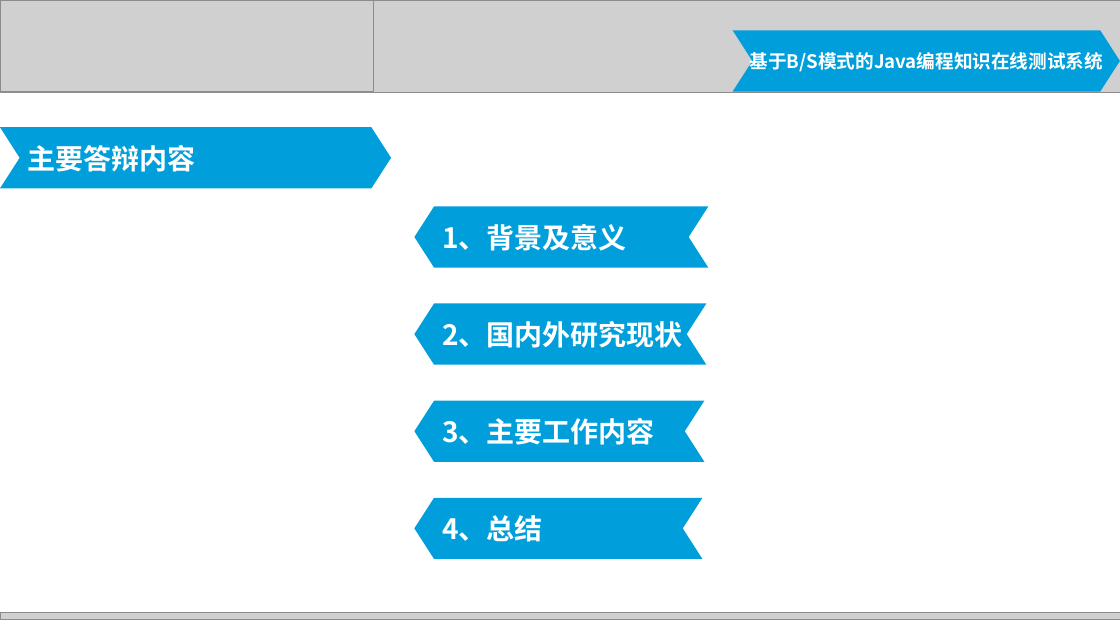
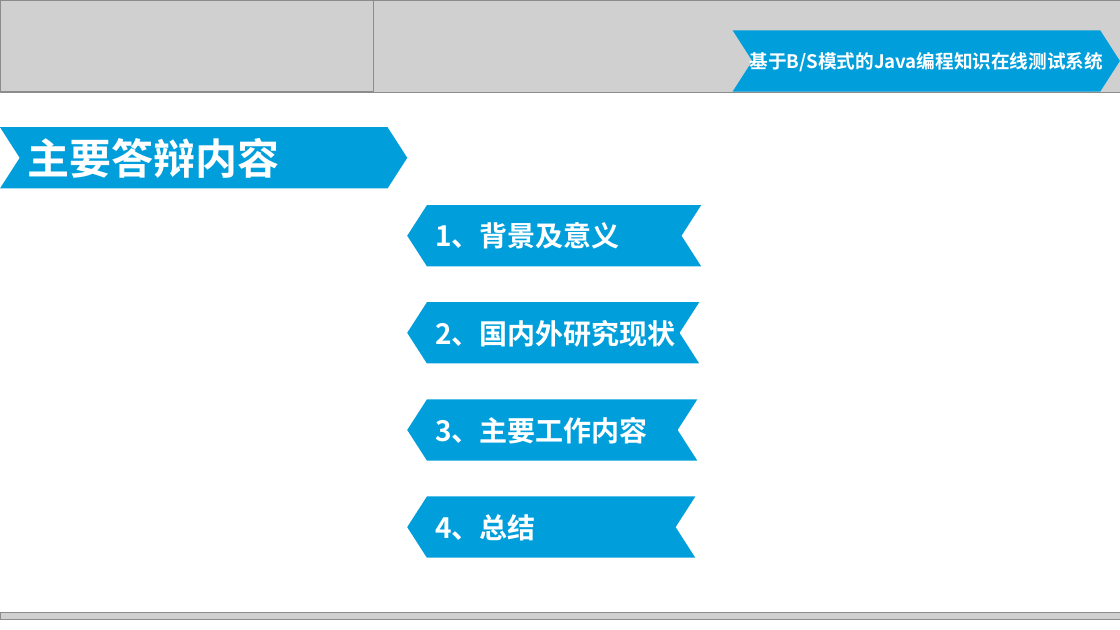
Before and after one commit to zhangweiheu/-, a slide deck: slide 2 of 2012211127-毕业答辩.pptx. Drawn at 1120x630 pixels with LibreOffice and Linux fonts; fonts in the diff are those of the drawing; grey boxes stand for pictures. Boxes give left, top, right and bottom in pixels: in the first picture for what was removed or moved away, otherwise in the second. Text is boxed around its words. In the diff, an @@ line names an element or a change of style, - is before the commit and + after.

```diff
--- a/2012211127-毕业答辩.pptx
+++ b/2012211127-毕业答辩.pptx
@@ chevron "主要答辩内容": place and size @@
-chevron "主要答辩内容" at [0,127,392,188]
+chevron "主要答辩内容" at [0,127,408,188]
@@ chevron "主要答辩内容" at [0,127,408,188]: size 24 to 36 pt @@
@@ 4 chevrons: place and size @@
-4 chevrons at [414,207,708,560]
+4 chevrons at [408,205,702,558]
```
Also in this commit, not shown: 5 other slides changed, 7 slides added, 8 other files.
